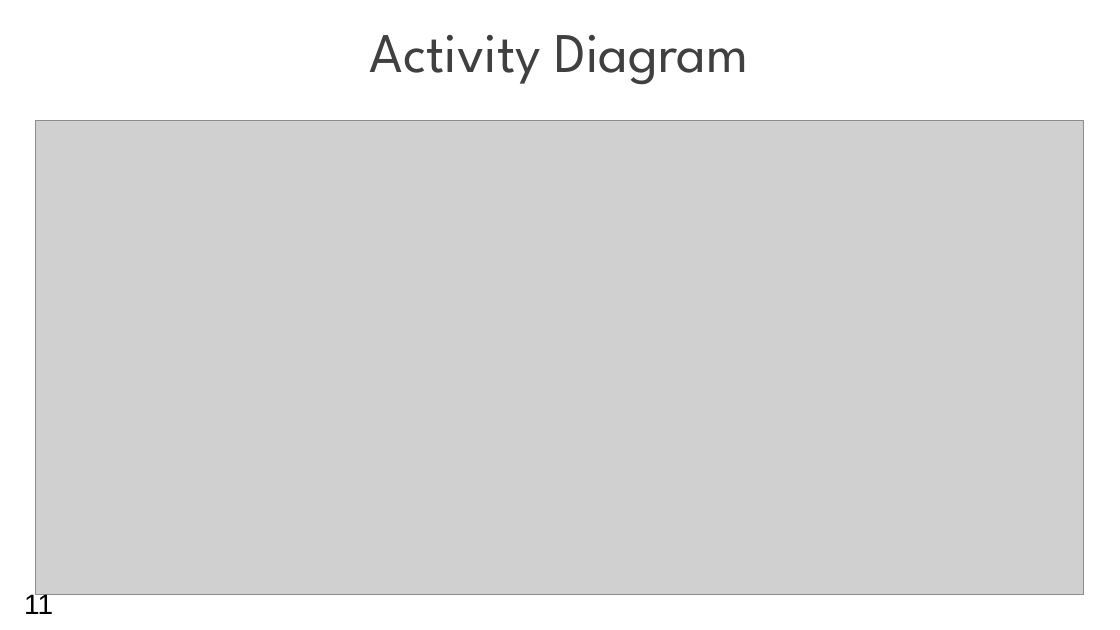
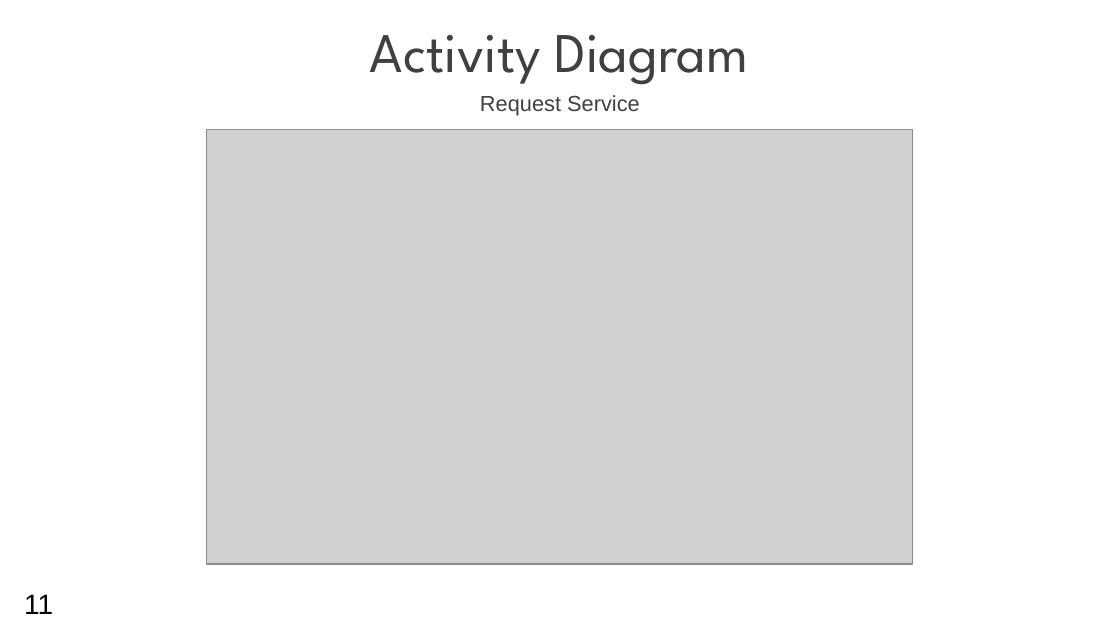
Before and after one commit to sshaulnv/Final-project-doit, a slide deck: slide 11 of Capstone Project Phase A-23-1-D-4.pptx. Drawn at 1120x630 pixels with LibreOffice and Linux fonts; fonts in the diff are those of the drawing; grey boxes stand for pictures; background and template pictures are left out. Boxes give left, top, right and bottom in pixels: in the first picture for what was removed or moved away, otherwise in the second. Text is boxed around its words. In the diff, an @@ line names an element or a change of style, - is before the commit and + after.

```diff
--- a/Capstone Project Phase A-23-1-D-4.pptx
+++ b/Capstone Project Phase A-23-1-D-4.pptx
@@ text added at <box>480,95,640,116</box>, 14 pt, text #404040 @@
+Request Service
@@ picture: place and size @@
-picture at <box>36,121,1083,595</box>
+picture at <box>207,130,913,564</box>
```
Also in this commit, not shown: 5 other slides changed, 1 slide added, 2 other files.
